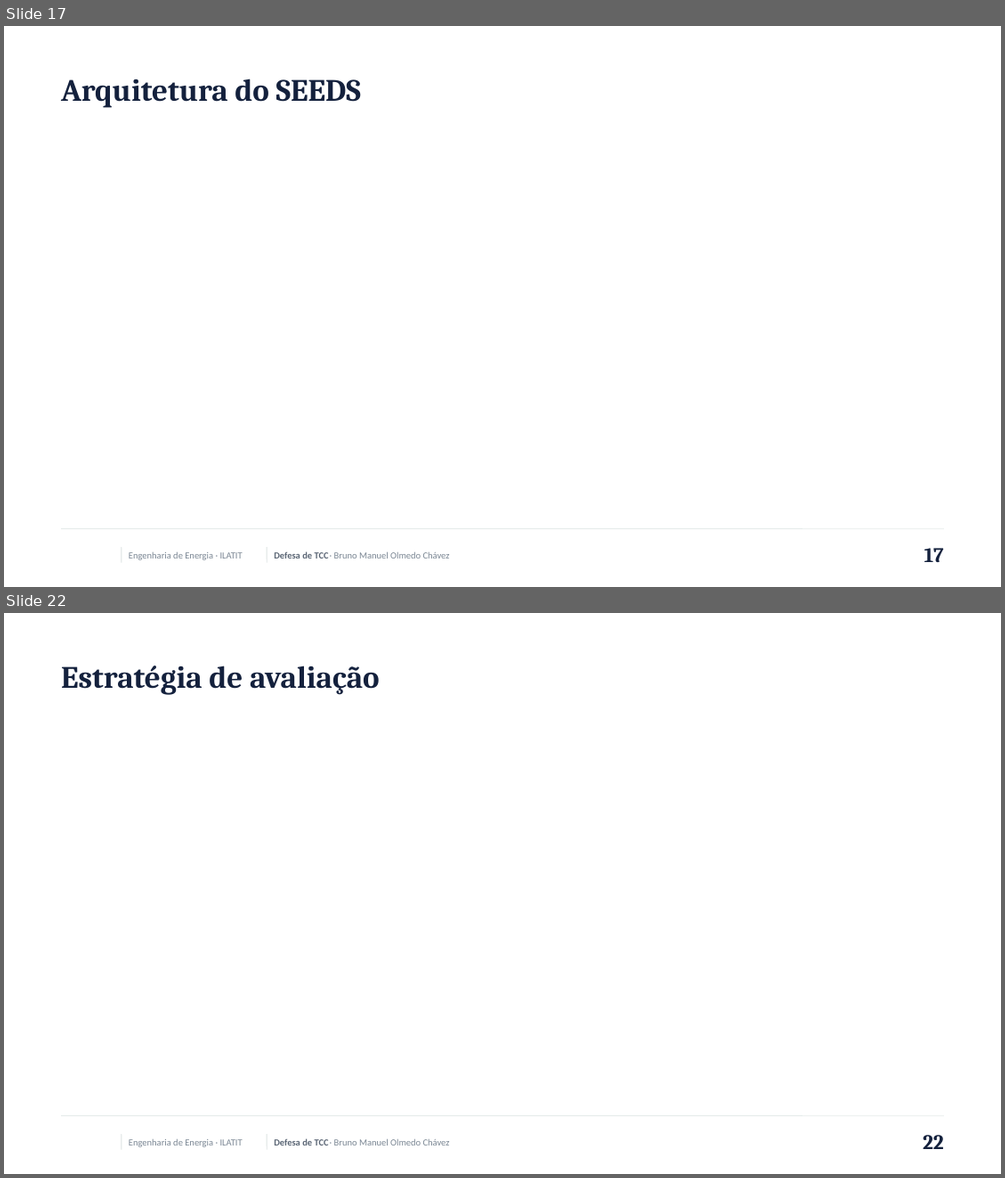
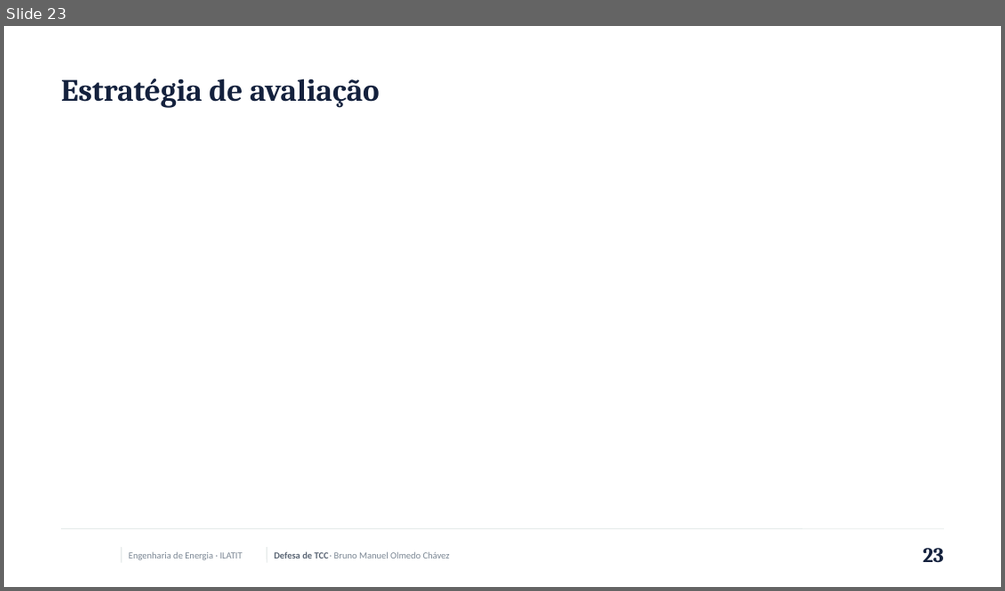
Before and after one commit to brunoolmedo22-Paraguay/EnergyMultimodelv1.5, a slide deck: docs/defesa_tcc/pptx/SEEDS_Defesa_TCC.pptx. Shown one above the other, each under a label of ours: slides 17 and 22 before the commit, slide 23 after it; the slides between them are not shown. The pictures are 1005x1178 and 1005x591 pixels, drawn with LibreOffice and Linux fonts; fonts in the diff are those of the drawing; background and template pictures are left out. Boxes give left, top, right and bottom in pixels: in the first picture for what was removed or moved away, otherwise in the second. Text is boxed around its words. In the diff, an @@ line names an element or a change of style, - is before the commit and + after.

```diff
--- a/docs/defesa_tcc/pptx/SEEDS_Defesa_TCC.pptx
+++ b/docs/defesa_tcc/pptx/SEEDS_Defesa_TCC.pptx
@@ slide 17 removed at (4, 26, 1001, 587), background #FFFFFF; not listed: 6 template elements that a slide beside it also shows @@
@@ title removed at (61, 79, 361, 107) @@
-Arquitetura do SEEDS
@@ page number removed at (924, 548, 944, 562) @@
-17
@@ what was slide 22 is now slide 23 @@
@@ page number at (922, 548, 944, 562): text changed @@
-22
+23
```
Also in this commit, not shown: 5 slides added, 3 other slides removed, 24 other files.
